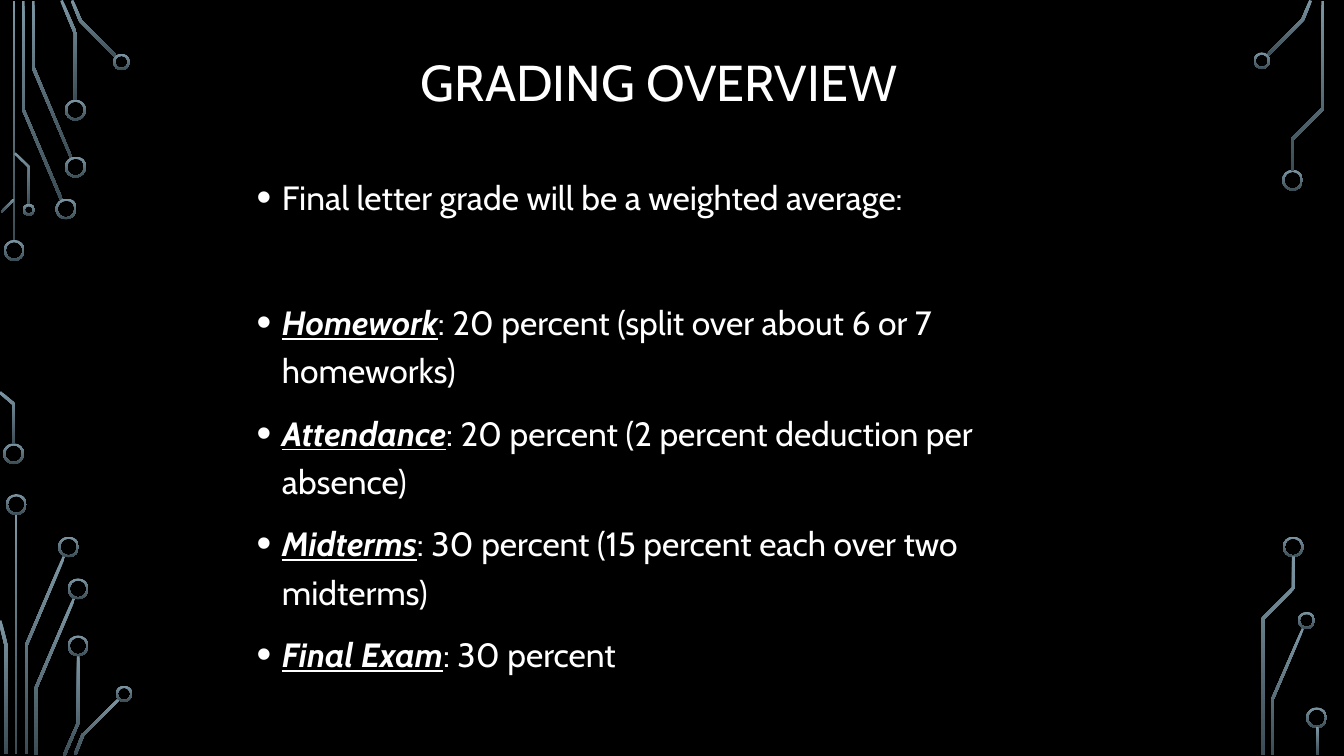
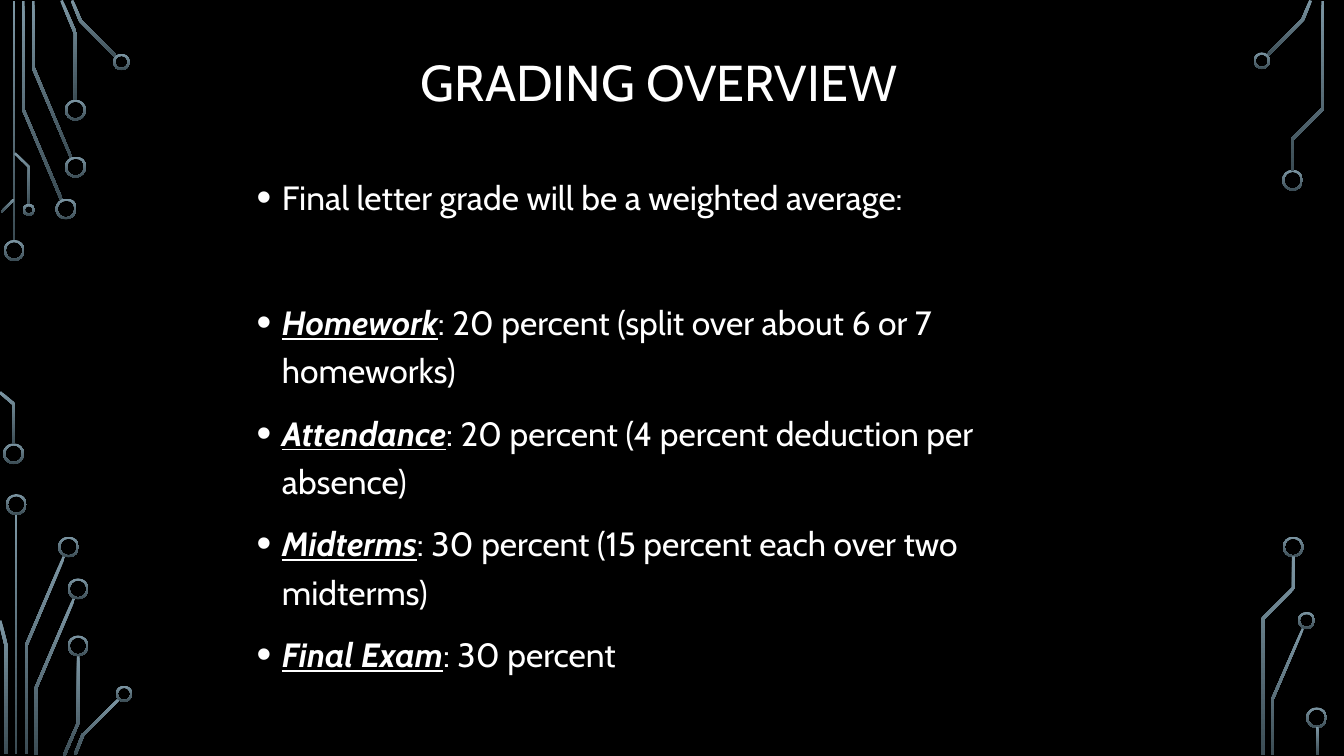
Before and after one commit to markfloryan/dmt2, a slide deck: slide 22 of slides/00-CourseIntroduction_Summer.pptx. Drawn at 1344x756 pixels with LibreOffice and Linux fonts; fonts in the diff are those of the drawing; background and template pictures are left out. Boxes give left, top, right and bottom in pixels: in the first picture for what was removed or moved away, otherwise in the second. Text is boxed around its words. In the diff, an @@ line names an element or a change of style, - is before the commit and + after.

```diff
--- a/slides/00-CourseIntroduction_Summer.pptx
+++ b/slides/00-CourseIntroduction_Summer.pptx
@@ text at box(282, 420, 973, 499): text changed @@
-• Attendance: 20 percent (2 percent deduction per absence)
+• Attendance: 20 percent (4 percent deduction per absence)
```
Also in this commit, not shown: 2 other slides changed, 6 other files.
